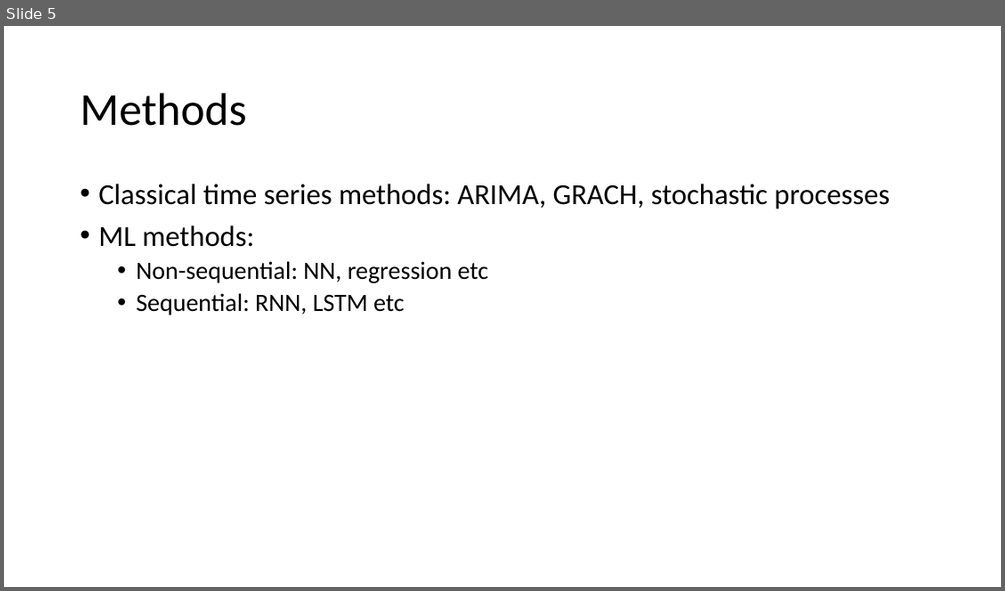
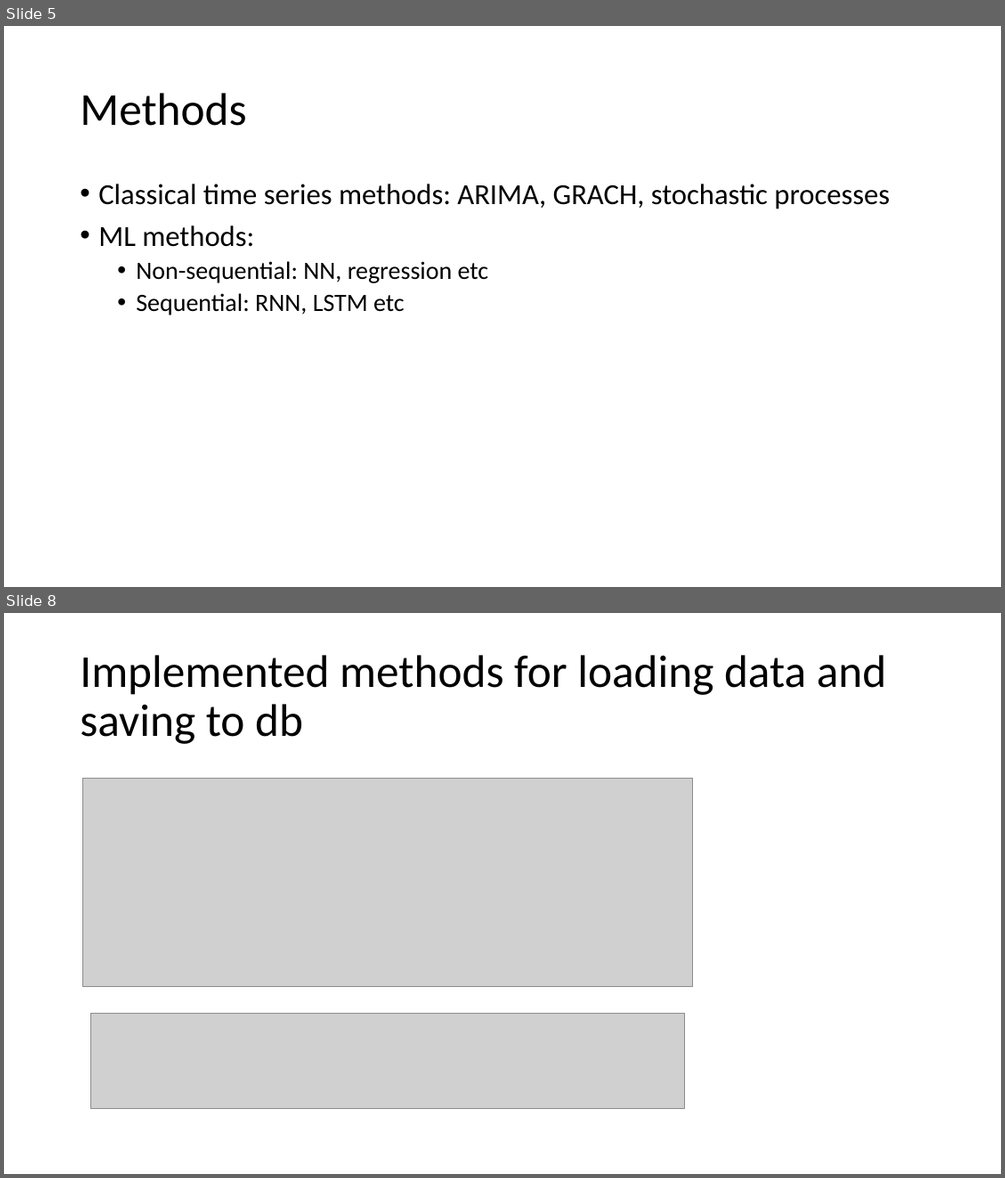
Before and after one commit to NickThe1/kbtu-data-visualization, a slide deck: distrib.pptx. Shown one above the other, each under a label of ours: slide 5 before the commit, slides 5 and 8 after it; the slides between them are not shown. The pictures are 1005x591 and 1005x1178 pixels, drawn with LibreOffice and Linux fonts; fonts in the diff are those of the drawing; grey boxes stand for pictures. Boxes give left, top, right and bottom in pixels: in the first picture for what was removed or moved away, otherwise in the second. Text is boxed around its words. In the diff, an @@ line names an element or a change of style, - is before the commit and + after.

Commit message:
feat: new data

```diff
--- a/distrib.pptx
+++ b/distrib.pptx
@@ slide 8 added at (x1=4, y1=613, x2=1001, y2=1174), background #FFFFFF @@
@@ title added at (x1=80, y1=655, x2=886, y2=744), 44 pt, text #000000 @@
+Implemented methods for loading data and saving to db
@@ picture added at (x1=83, y1=779, x2=693, y2=986) @@
@@ picture added at (x1=90, y1=1013, x2=685, y2=1109) @@
```
Also in this commit, not shown: 5 other slides added, 2 other files.
